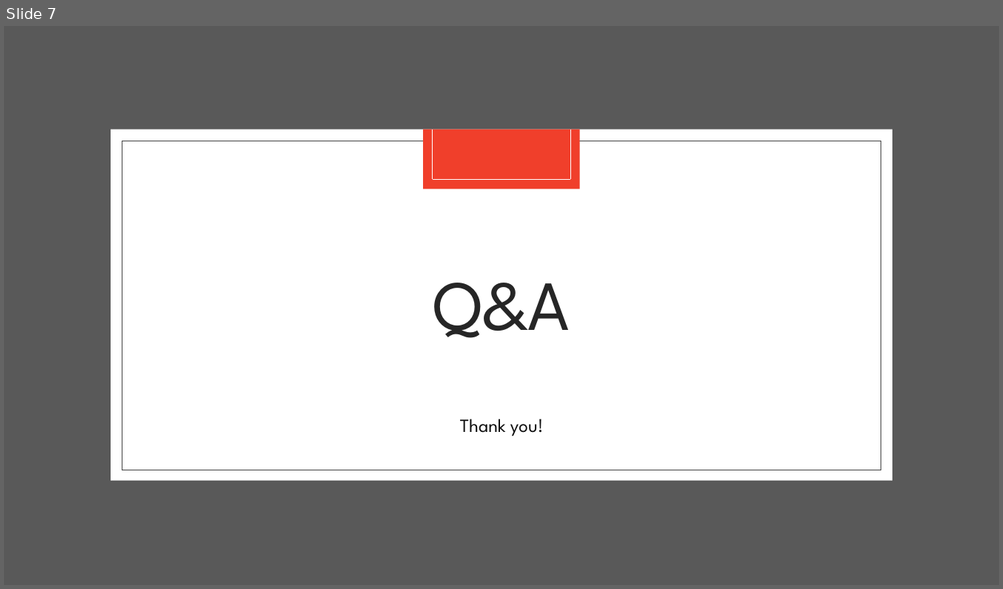
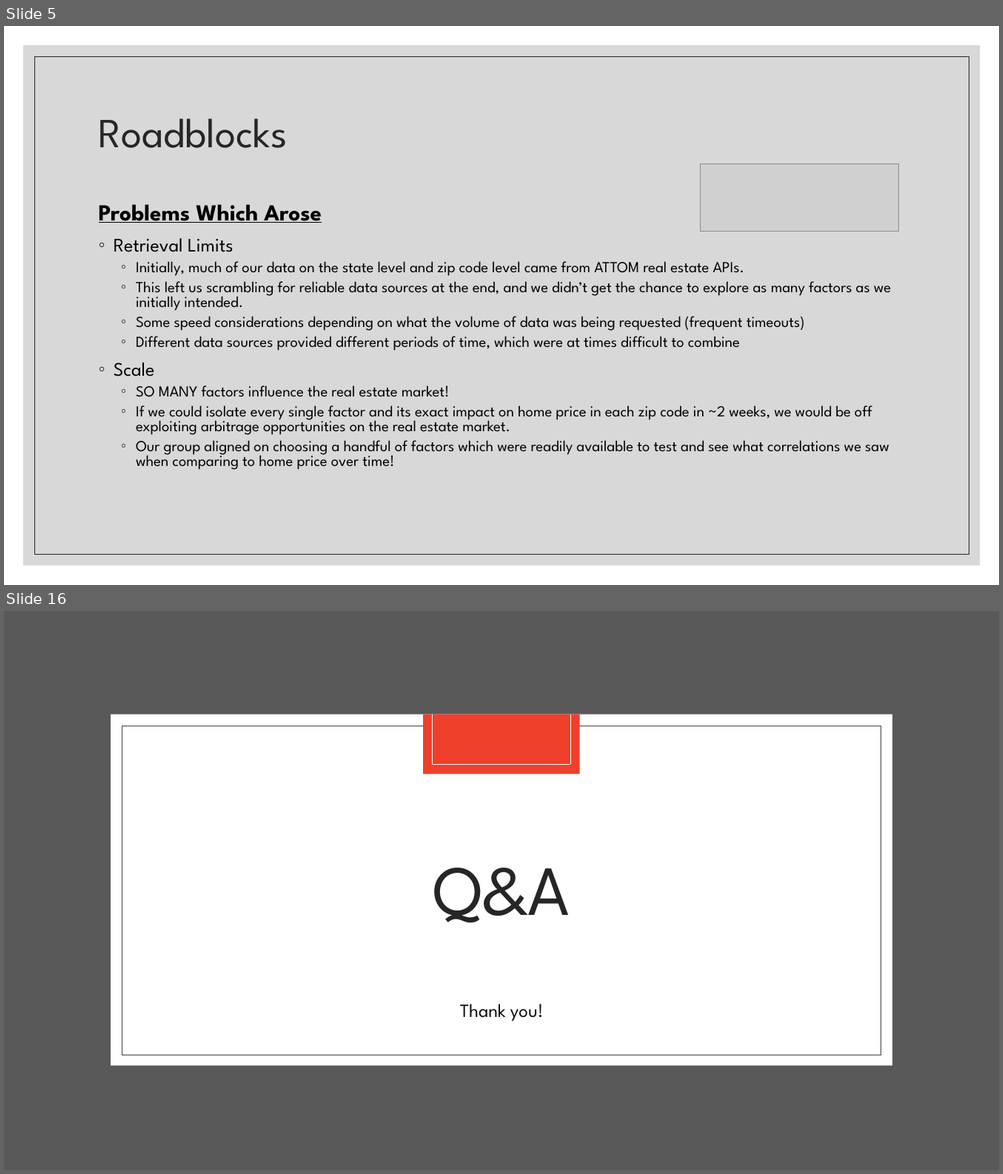
Before and after one commit to yanthedeveloper/Project1, a slide deck: Project 1 Div 101 Updated Slides.pptx. Shown one above the other, each under a label of ours: slide 7 before the commit, slides 5 and 16 after it; the slides between them are not shown. The pictures are 1003x589 and 1003x1174 pixels, drawn with LibreOffice and Linux fonts; fonts in the diff are those of the drawing; grey boxes stand for pictures. Boxes give left, top, right and bottom in pixels: in the first picture for what was removed or moved away, otherwise in the second. Text is boxed around its words. In the diff, an @@ line names an element or a change of style, - is before the commit and + after.

```diff
--- a/Project 1 Div 101 Updated Slides.pptx
+++ b/Project 1 Div 101 Updated Slides.pptx
@@ slide 5 added at (4, 26, 999, 585), background #FFFFFF @@
@@ rectangle added at (23, 45, 980, 566), fill #BFBFBF at 60% opacity @@
@@ rectangle added at (34, 56, 969, 555), outline #262626 0.5 pt @@
@@ title added at (99, 118, 287, 148), 40 pt, text #262626 @@
+Roadblocks
@@ picture added at (700, 164, 899, 232) @@
@@ text added at (99, 204, 891, 470), 14.8 pt, text #000000 @@
+Problems Which Arose
+◦ Retrieval Limits
+  ◦ Initially, much of our data on the state level and zip code level came from ATTOM real estate APIs.
+  ◦ This left us scrambling for reliable data sources at the end, and we didn’t get the chance to explore as many factors as we initially intended.
+  ◦ Some speed considerations depending on what the volume of data was being requested (frequent timeouts)
+  ◦ Different data sources provided different periods of time, which were at times difficult to combine
+◦ Scale
+  ◦ SO MANY factors influence the real estate market!
+  ◦ If we could isolate every single factor and its exact impact on home price in each zip code in ~2 weeks, we would be off exploiting arbitrage opportunities on the real estate market.
+  ◦ Our group aligned on choosing a handful of factors which were readily available to test and see what correlations we saw when comparing to home price over time!
@@ what was slide 7 is now slide 16 @@
```
Also in this commit, not shown: 2 slides changed, 15 other slides added, 3 slides removed, 1 other file.
